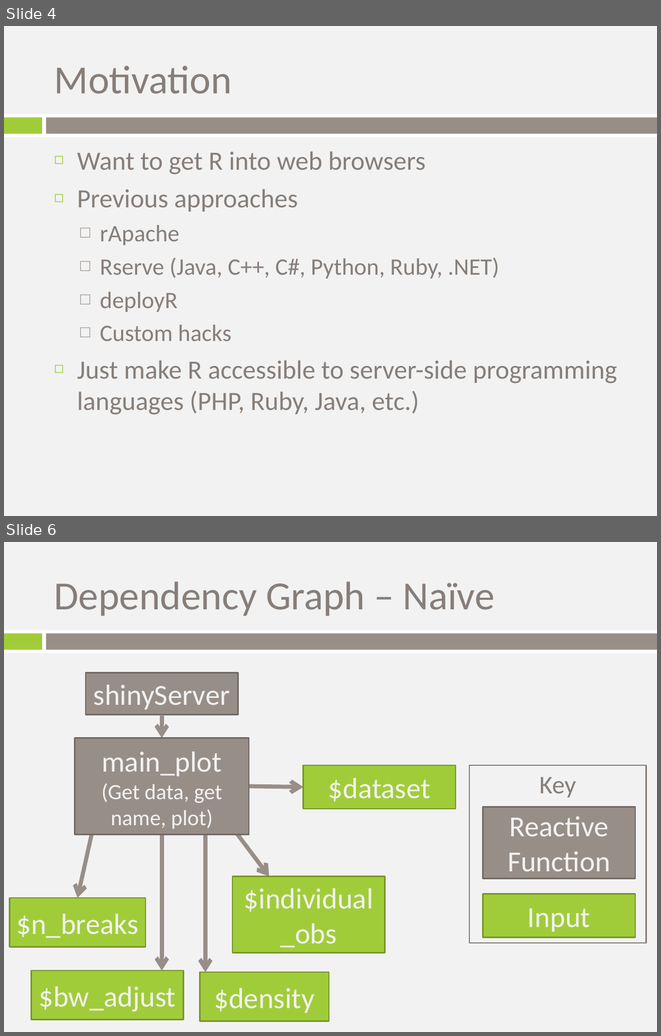
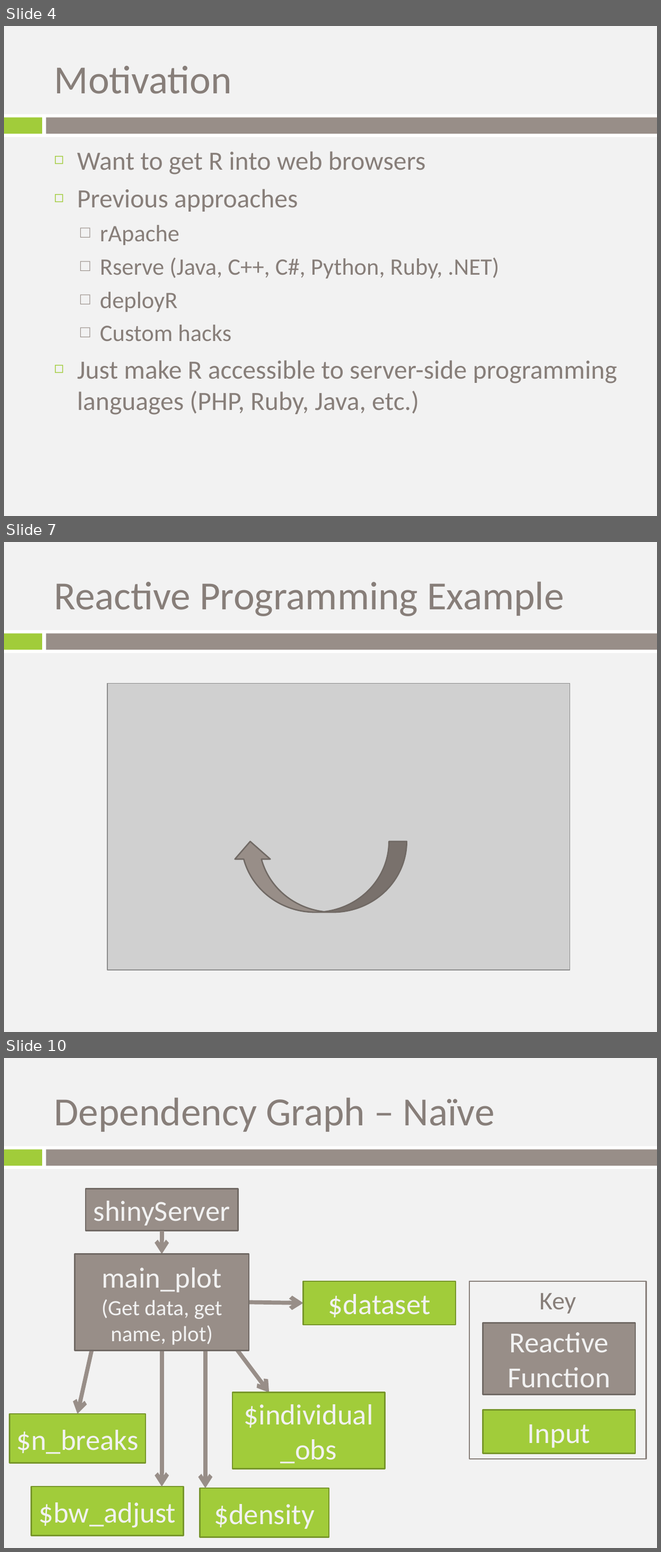
Before and after one commit to trestletech/shiny-sandbox, a slide deck: shiny_introduction.pptx. Shown one above the other, each under a label of ours: slides 4 and 6 before the commit, slides 4, 7 and 10 after it; the slides between them are not shown. The pictures are 661x1036 and 661x1552 pixels, drawn with LibreOffice and Linux fonts; fonts in the diff are those of the drawing; grey boxes stand for pictures; background and template pictures are left out. Boxes give left, top, right and bottom in pixels: in the first picture for what was removed or moved away, otherwise in the second. Text is boxed around its words. In the diff, an @@ line names an element or a change of style, - is before the commit and + after.

```diff
--- a/shiny_introduction.pptx
+++ b/shiny_introduction.pptx
@@ slide 7 added at box(4, 542, 657, 1032), background picture (left out); not listed: 3 template elements that a slide beside it also shows @@
@@ title added at box(54, 582, 564, 616), 44 pt, text #877E79 @@
+Reactive Programming Example
@@ picture added at box(107, 684, 570, 970) @@
@@ curved up arrow added at box(232, 841, 407, 911), fill #988E88, outline #706965 1.5 pt @@
@@ what was slide 6 is now slide 10 @@
```
Also in this commit, not shown: 2 slides changed, 4 other slides added.
